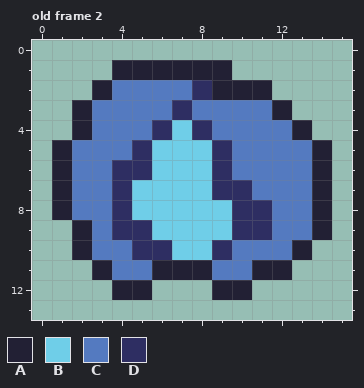
Pixel-art file: external/aseprite/plant/blue.aseprite. The first picture shows the starting point.
16x14 pixels, 2 frames. Shown: old frame 2. The commit also changed other frames, which this record leaves out.
Palette (. is transparent): A #222034  B #6fcee8  C #547ac0  D #2e2e62
Pixels before, old frame 2, first column x 1:
 1 ...AAAAAA.....
 2 ..ACCCCDAAA...
 3 .ACCCCDCCCCA..
 4 .ACCCDBDCCCCA.
 5 ACCCDBBBDCCCCA
 6 ACCDDBBBDCCCCA
 7 ACCDBBBBDDCCCA
 8 ACCDBBBBBDDCCA
 9 .ACDDBBBBDDCCA
10 .ACCDDBBDCCCA.
11 ..ACCAAACCAA..
12 ...AA...AA....
The result:
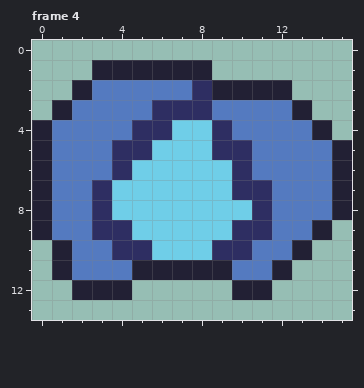
A new or re-ordered frame is compared with the old frame closest to it.
The commit says: Add polish to Big Blue animations
Diff:
frames 2 -> 5
Frame 4 is new; against old frame 2, layer "Layer 1":
The author put colour A in row 1 at x 3; in row 2 at x 2 and 12; in row 3 at x 1 and 13; in row 4 at x 0 and 14; in rows 5 to 8 at x 0 and 15; in row 9 at x 0.
The author put colour A in rows 10 to 11 at x 1; in row 12 at x 2 to 3 and 11.
Colour C becomes colour A in row 11 at x 5 and 9.
Colour D becomes colour B in row 4 at x 8; in row 6 at x 5 and 9; in row 7 at x 4 and 9; in row 8 at x 4 and 10; in row 9 at x 5; in row 10 at x 6.
The author put colour C in row 4 at x 1; in row 9 at x 1; in row 11 at x 2.
Colour A becomes colour C in row 2 at x 3; in row 3 at x 2 and 12; in row 4 at x 2 and 13; in rows 5 to 8 at x 1 and 14; in rows 9 to 10 at x 2; in row 11 at x 3 and 11.
Colour C becomes colour D in row 3 at x 6 and 8; in row 4 at x 5 and 9; in row 5 at x 4 and 10; in row 6 at x 10; in row 7 at x 3 and 11; in rows 8 to 9 at x 3.
Colour C becomes colour D in row 10 at x 4 and 10.
Colour A is gone in row 1 at x 9; in row 12 at x 5 and 9.
Pixel boxes of the changes (left, top, right, bottom) in both pictures:
changed: (32, 60, 352, 300)
